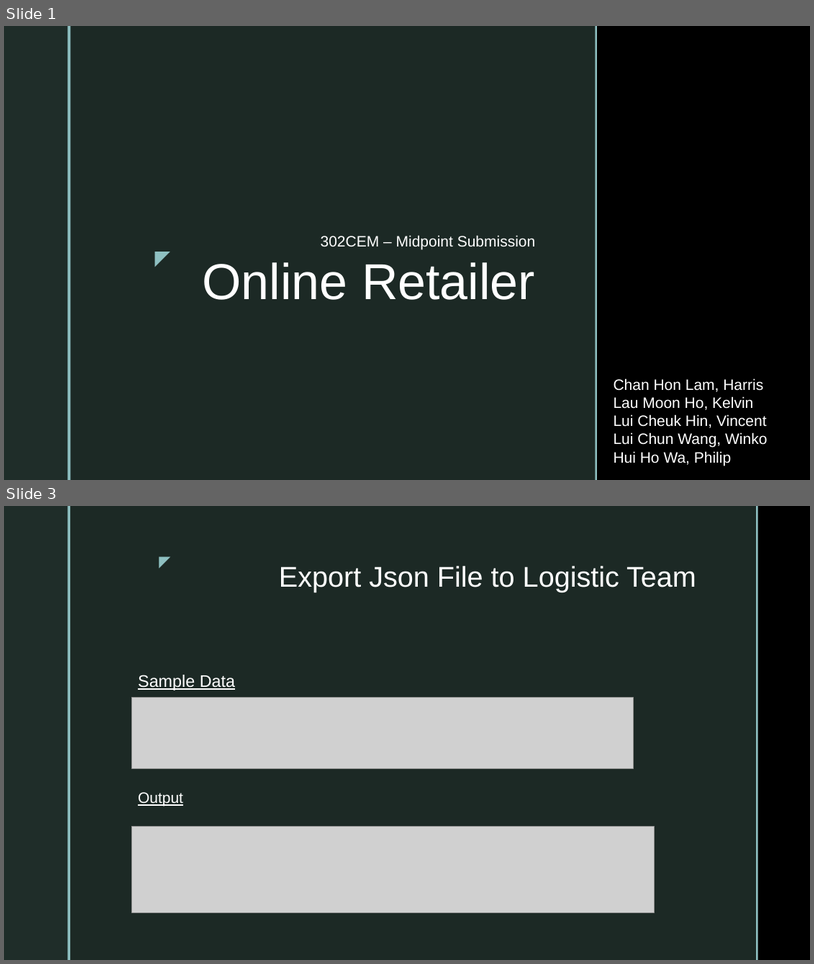
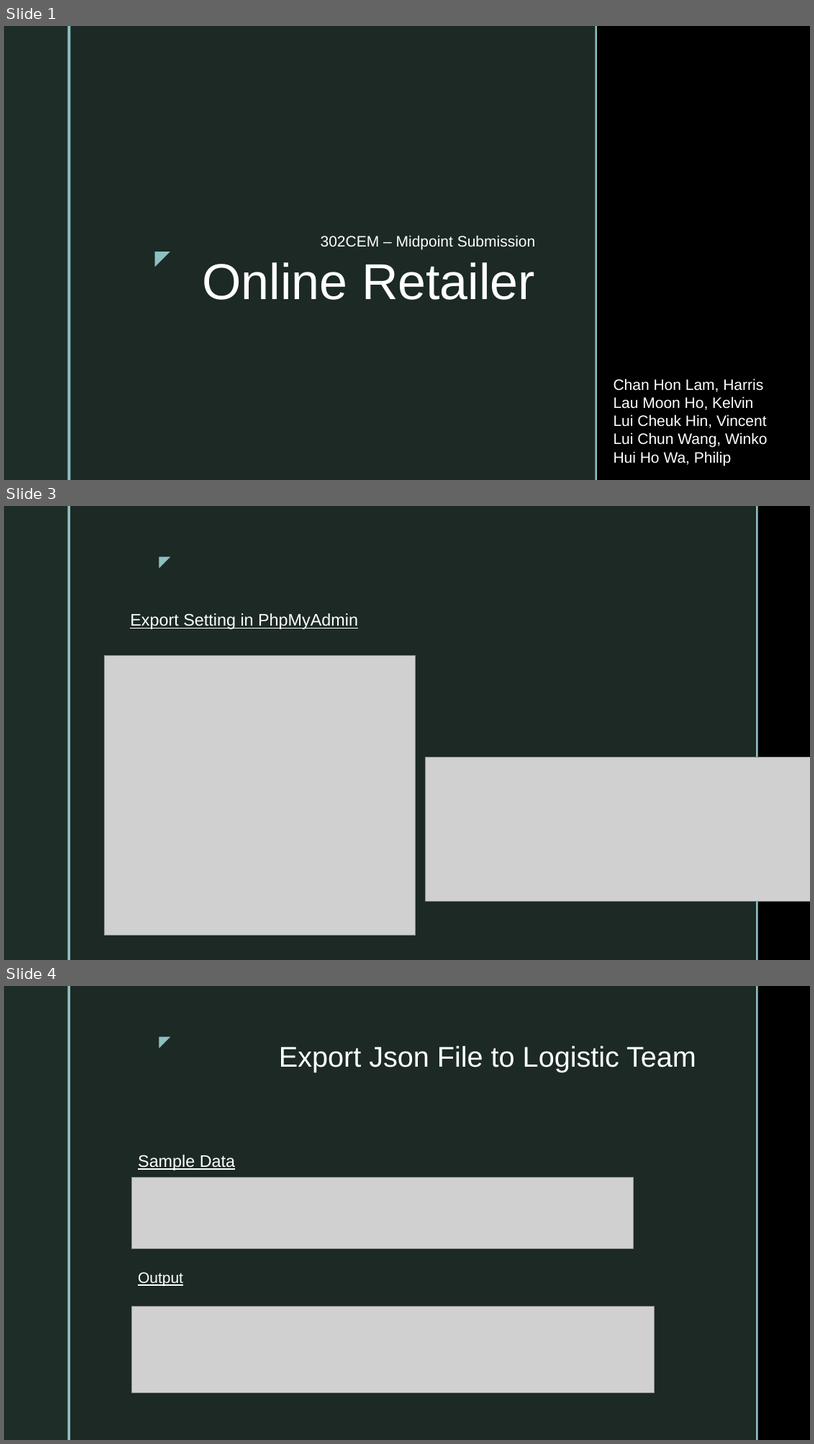
Before and after one commit to cu302cemgp3/302CEM, a slide deck: Mid Submission/Midpoint Submission - Online Retailer.pptx. Shown one above the other, each under a label of ours: slides 1 and 3 before the commit, slides 1, 3 and 4 after it; the slides between them are not shown. The pictures are 814x964 and 814x1444 pixels, drawn with LibreOffice and Linux fonts; fonts in the diff are those of the drawing; grey boxes stand for pictures; background and template pictures are left out. Boxes give left, top, right and bottom in pixels: in the first picture for what was removed or moved away, otherwise in the second. Text is boxed around its words. In the diff, an @@ line names an element or a change of style, - is before the commit and + after.

```diff
--- a/Mid Submission/Midpoint Submission - Online Retailer.pptx
+++ b/Mid Submission/Midpoint Submission - Online Retailer.pptx
@@ slide 3 added at box(4, 506, 810, 960), background picture (left out); not listed: 5 template elements that a slide beside it also shows @@
@@ text added at box(130, 613, 358, 629), 20 pt, text #FFFFFF, underline @@
+Export Setting in PhpMyAdmin
@@ picture added at box(104, 656, 416, 935) @@
@@ picture added at box(426, 757, 810, 901) @@
@@ what was slide 3 is now slide 4 @@
```
Also in this commit, not shown: 1 slide changed, 1 other file.
